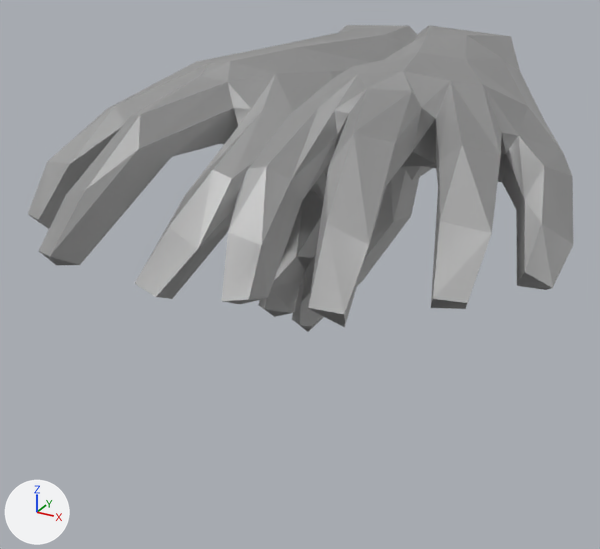
The Blender file Sources/Models/hkvr_hands.blend, before and after one commit.
One viewpoint serves both versions: a 50 mm camera at (0.137, -0.283, 0.118) aimed at (-0.01, -0.017, -0.015). Every picture has the same lights, and +X, +Y and +Z are marked at lower left.

Objects in the first picture: 'left_hand_mesh', 'right_hand_mesh'.
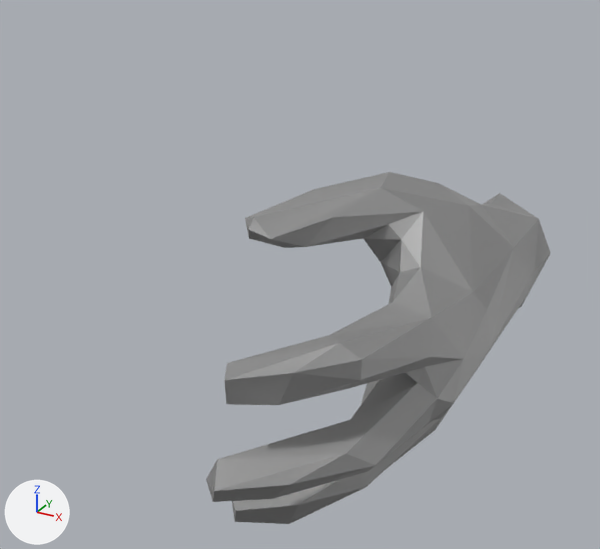
Commit message: blender: left hand Z rotation

What differs and where, as boxes [x1, y1, x2, y2] in the pictures (600 x 549 px):
'left_hand_mesh', turned
    before: [222, 25, 573, 327]
    after: [206, 172, 551, 524]
'right_hand_mesh', hidden
    before: [28, 25, 420, 332]

The change in detail:
Object 'left_hand_mesh' (ob_left_hand_mesh) turns from (90, 0, 0) to (90, 105, 0) degrees about x, y and z.
Object 'right_hand_mesh' (ob_right_hand_mesh) is now hidden.
